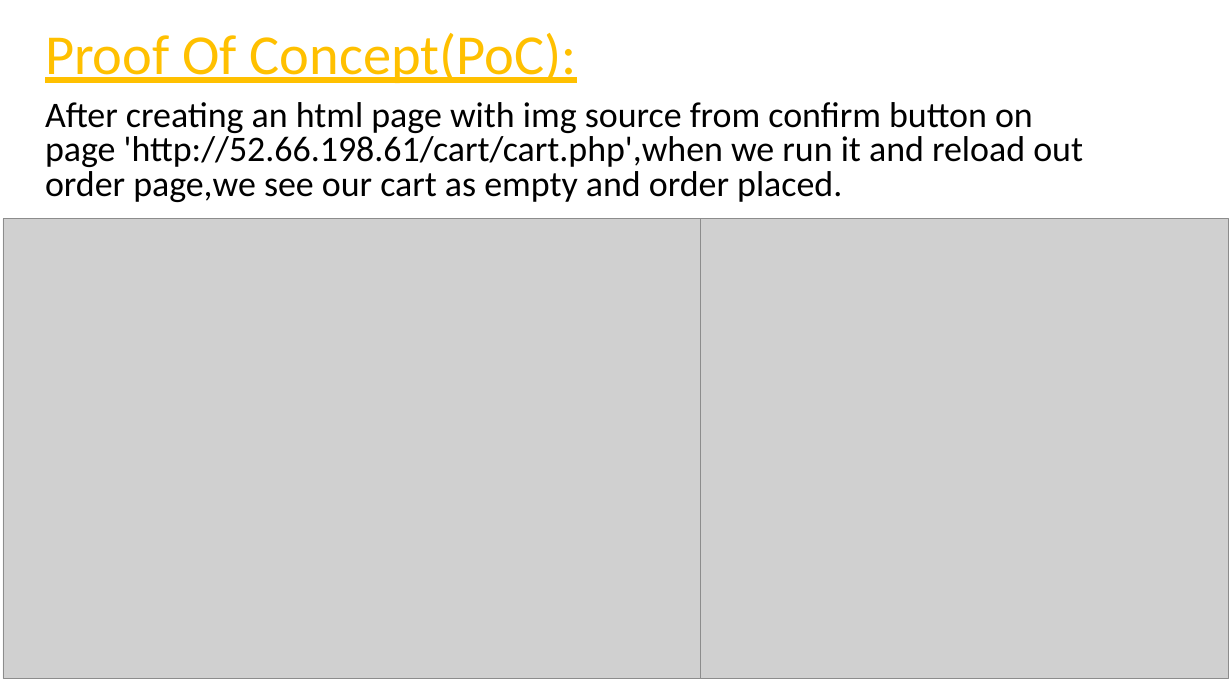
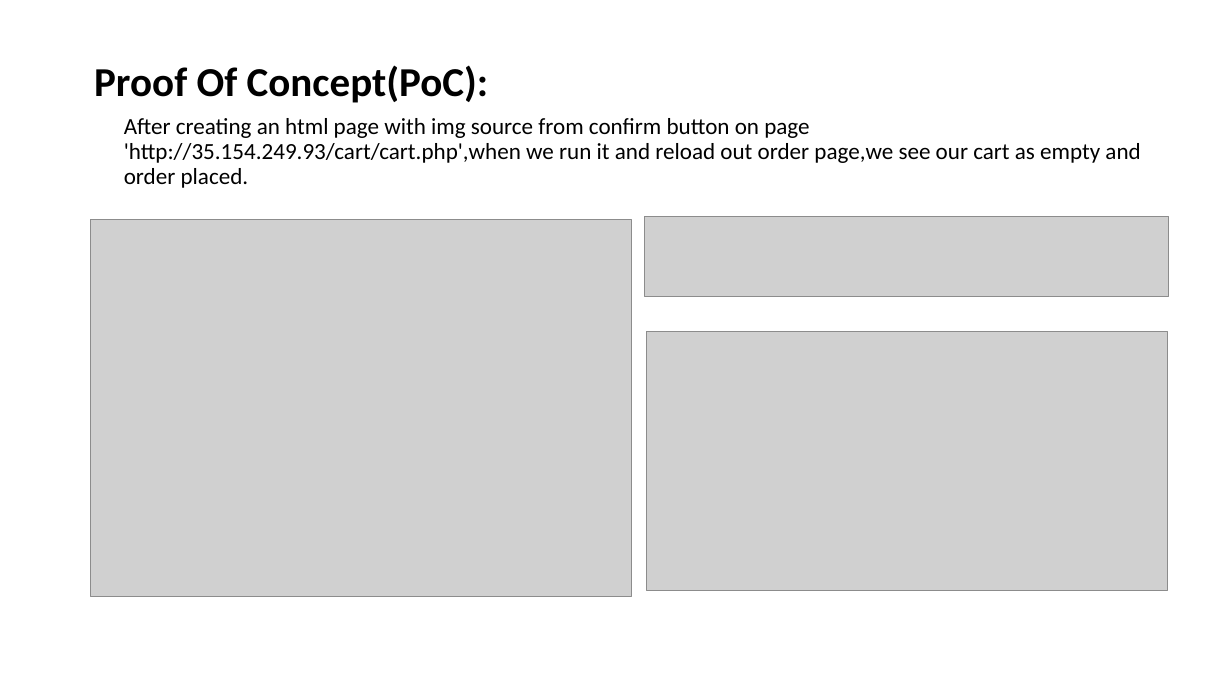
Before and after one commit to RocktimRajkumar/CEH-hack-a-thon, a slide deck: slide 49 of reports/Lifestyle Store/LifeStyle Store Application Reports.pptx. Drawn at 1232x693 pixels with LibreOffice and Linux fonts; fonts in the diff are those of the drawing; grey boxes stand for pictures. Boxes give left, top, right and bottom in pixels: in the first picture for what was removed or moved away, otherwise in the second. Text is boxed around its words. In the diff, an @@ line names an element or a change of style, - is before the commit and + after.

```diff
--- a/reports/Lifestyle Store/LifeStyle Store Application Reports.pptx
+++ b/reports/Lifestyle Store/LifeStyle Store Application Reports.pptx
@@ title "Proof Of Concept(PoC):": place and size @@
-title "Proof Of Concept(PoC):" at <box>45,33,577,83</box>
+title "Proof Of Concept(PoC):" at <box>94,65,489,103</box>
@@ title "Proof Of Concept(PoC):" at <box>94,65,489,103</box>: size 44 to 32 pt, text colour #FFC000 to #000000, bold on, underline off @@
@@ text "After creating an html page ..." at <box>124,118,1140,188</box>: vertical alignment top to bottom @@
@@ text at <box>124,118,1140,188</box>: text changed; size 28 to 18 pt @@
-After creating an html page with img source from confirm button on page 'http://52.66.198.61/cart/cart.php',when we run it and reload out order page,we see our cart as empty and order placed.
+After creating an html page with img source from confirm button on page 'http://35.154.249.93/cart/cart.php',when we run it and reload out order page,we see our cart as empty and order placed.
@@ picture: place and size @@
-picture at <box>3,219,769,678</box>
+picture at <box>91,219,631,597</box>
@@ picture added at <box>645,216,1169,297</box> @@
@@ picture removed at <box>701,219,1228,678</box> @@
@@ picture added at <box>647,331,1168,591</box> @@
```
Also in this commit, not shown: 6 other slides changed.
